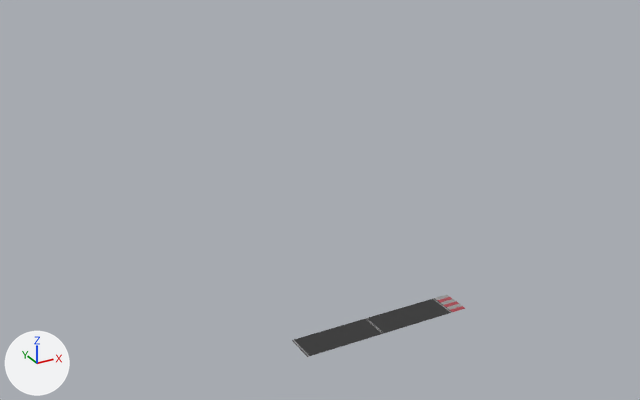
An edit to the Blender file BASEMESH/road.blend, drawn before and after from the same camera.
Both versions are drawn from a 50 mm camera at (-25.3, -39.1, 28.7) aimed at (7.9, 21.2, -1.4). Every picture has the same lights, and +X, +Y and +Z are marked at lower left.

Objects in the first picture: 'Plane', 'Road'.
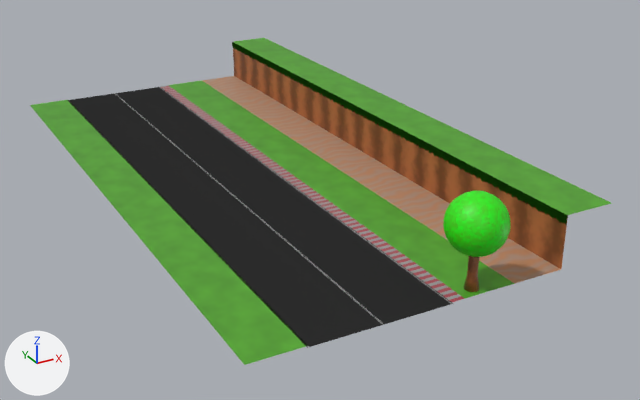
Patch to the scene script:
```diff
--- a/BASEMESH/road.blend.py
+++ b/BASEMESH/road.blend.py
@@ mat_grass @@
+mat_grass = bpy.data.materials.new('Grass')
+# nodes: BsdfPrincipled, Mix, OutputMaterial, TexNoise, ValToRGB
+# colours: grey #777777, light grey #cccccc, green #44b31e, green #89f147
@@ mat_leaves @@
+mat_leaves = bpy.data.materials.new('Leaves')
+# nodes: BsdfPrincipled, Mapping, OutputMaterial, TexCoord, TexVoronoi, ValToRGB
+# colours: green #00ff0d, green #4cd206
@@ mat_dirtwall @@
+mat_dirtwall = bpy.data.materials.new('DirtWall')
+# nodes: BsdfPrincipled, Mapping, OutputMaterial, TexCoord, TexWave, ValToRGB
+# colours: brown #77431f, orange #b66d3d
@@ mat_sand @@
+mat_sand = bpy.data.materials.new('Sand')
+# nodes: BsdfPrincipled, Mapping, OutputMaterial, TexCoord, TexWave, ValToRGB
+# colours: orange #bb8660, beige #ad9180
@@ me_plane_011 @@
+me_plane_011.from_pydata([(-1.0, -1.0, 0.0), (1.0, -1.0, 0.0), (-1.0, 1.0, 0.0), (1.0, 1.0, 0.0)], [], [(0, 1, 3, 2)])
+me_plane_011.materials.append(mat_grass)
@@ ob_object @@
 ob_object.location = (0.0, 0.0, 0.62)
-ob_object.hide_set(True)
+_m = ob_object.modifiers.new('Array', 'ARRAY')
+_m.count = 27
+_m.relative_offset_displace = (0.0, 1.0, 0.0)
@@ ob_road @@
 ob_road.location = (0.0, 0.0, 0.0)
+ob_road.hide_set(True)
@@ ob_plane @@
 ob_plane = bpy.data.objects.new('Plane', me_plane_008)
-ob_plane.location = (5.64, 0.0, 0.0)
+ob_plane.location = (5.64, 0.15, 0.62)
+_m = ob_plane.modifiers.new('Array', 'ARRAY')
+_m.count = 27
+_m.relative_offset_displace = (0.0, 1.0, 0.0)
@@ ob_plane_006 @@
+ob_plane_006 = bpy.data.objects.new('Plane.006', me_plane_011)  # modifiers ARRAY, ARRAY
+ob_plane_006.location = (15.08, 0.15, 4.62)
@@ ob_plane_005 @@
+ob_plane_005 = bpy.data.objects.new('Plane.005', me_plane_010)  # 63 vertices, 36 faces; spans x -1.0, y -1.0..1.0, z -0.78..0.0; modifiers ARRAY, ARRAY
+ob_plane_005.location = (15.08, 0.15, 4.62)
@@ ob_sphere @@
+ob_sphere = bpy.data.objects.new('Sphere', me_sphere)  # a UV sphere (32 segments, 16 rings, poles along z) spanning x -1.0..1.0, y -1.0..1.0, z -1.0..1.0
+ob_sphere.location = (7.33, 0.0, 5.19)
+ob_sphere.scale = (2.06, 2.06, 2.06)
@@ ob_cylinder @@
+ob_cylinder = bpy.data.objects.new('Cylinder', me_cylinder)  # 24 vertices, 18 faces; spans x -1.0..1.0, y -1.0..1.0, z -1.0..6.54
+ob_cylinder.location = (7.3, 0.0, 1.12)
+ob_cylinder.scale = (0.498, 0.498, 0.498)
@@ ob_plane_004 @@
+ob_plane_004 = bpy.data.objects.new('Plane.004', me_plane_009)  # 4 vertices, 1 face; spans x -1.0..1.0, y -1.0..1.0, z 0.0; modifiers ARRAY, ARRAY
+ob_plane_004.location = (14.14, 0.15, 1.62)
+ob_plane_004.rotation_euler = (0.0, -1.571, 0.0)  # degrees (0, -90, 0)
@@ ob_plane_003 @@
+ob_plane_003 = bpy.data.objects.new('Plane.003', me_plane_006)  # 4 vertices, 1 face; spans x -1.0..1.0, y -1.0..1.0, z 0.0; modifiers ARRAY, ARRAY
+ob_plane_003.location = (11.14, 0.15, 0.62)
@@ ob_plane_002 @@
+ob_plane_002 = bpy.data.objects.new('Plane.002', me_plane_011.copy())  # modifiers ARRAY, ARRAY
+ob_plane_002.location = (-8.0, 0.15, 0.62)
@@ ob_plane_001 @@
+ob_plane_001 = bpy.data.objects.new('Plane.001', me_plane_011.copy())  # modifiers ARRAY, ARRAY
+ob_plane_001.location = (7.14, 0.15, 0.62)
```

Changed parts and their boxes (x1, y1, x2, y2) in the pictures (640 x 400 px):
'Object', shown: after (68, 87, 453, 348)
'Plane.002', added: after (30, 100, 308, 365)
'Plane.001', added: after (169, 80, 514, 298)
'Plane.004', added: after (233, 47, 568, 269)
'Plane.006', added: after (234, 38, 611, 215)
'Plane.003', added: after (202, 76, 561, 284)
'Sphere', added: after (443, 191, 511, 257)
'Plane', moved, modifiers changed: before (435, 294, 465, 312); after (160, 85, 465, 302)
'Road', hidden (black): before (292, 298, 452, 357)
'Plane.005', added: after (232, 42, 567, 224)
'Cylinder', added: after (464, 256, 479, 292)
